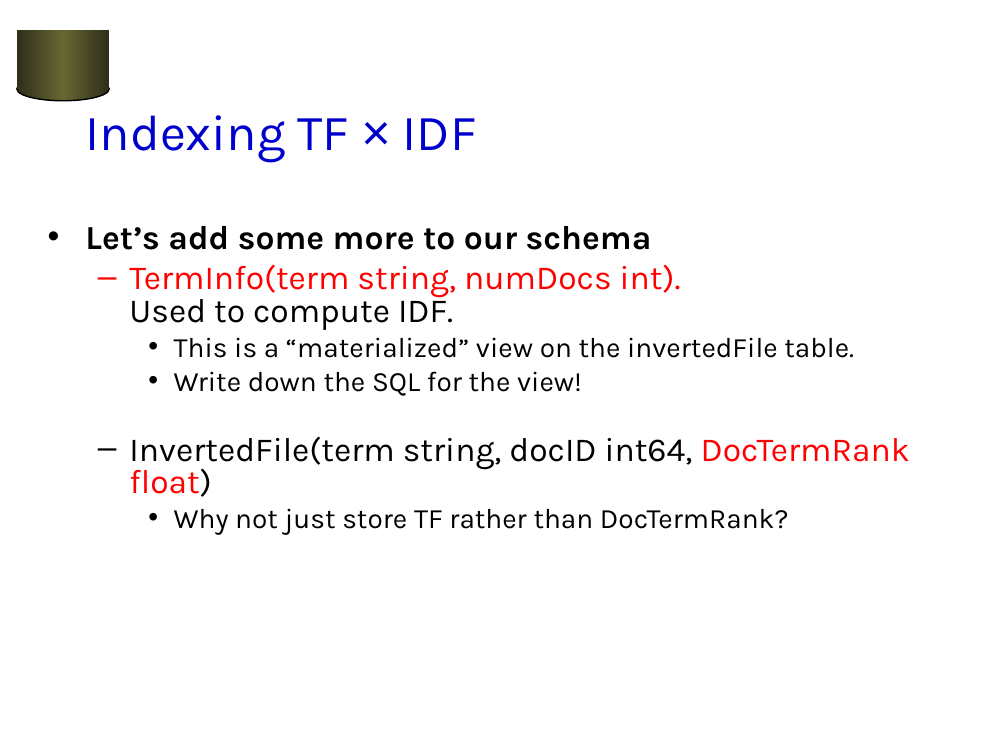
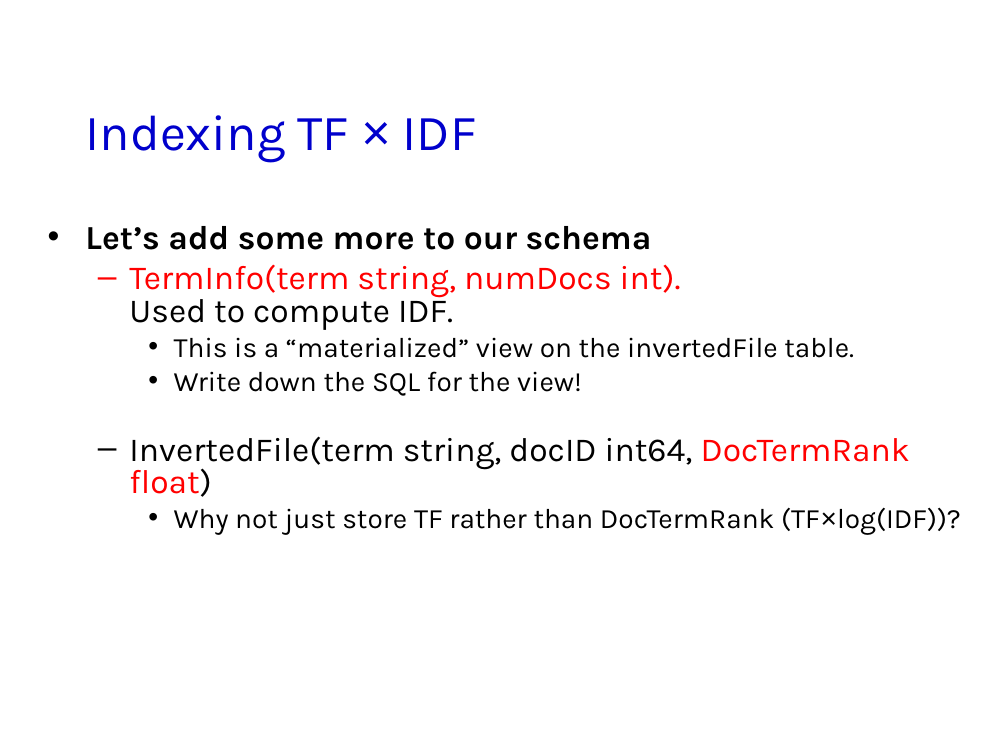
Before and after one commit to jhellerstein/cs186-09, a slide deck: slide 7 of lecs/20-Search2.ppt. Drawn at 1008x756 pixels with LibreOffice and Linux fonts; fonts in the diff are those of the drawing; background and template pictures are left out. Boxes give left, top, right and bottom in pixels: in the first picture for what was removed or moved away, otherwise in the second. Text is boxed around its words. In the diff, an @@ line names an element or a change of style, - is before the commit and + after.

```diff
--- a/lecs/20-Search2.ppt
+++ b/lecs/20-Search2.ppt
@@ rectangle removed at bbox=[17, 30, 110, 90] @@
@@ ellipse removed at bbox=[17, 78, 110, 101] @@
@@ text at bbox=[174, 508, 961, 535]: text changed @@
-    • Why not just store TF rather than DocTermRank?
+    • Why not just store TF rather than DocTermRank (TF×log(IDF))?
```
Also in this commit, not shown: 22 other slides changed, 1 other file.
